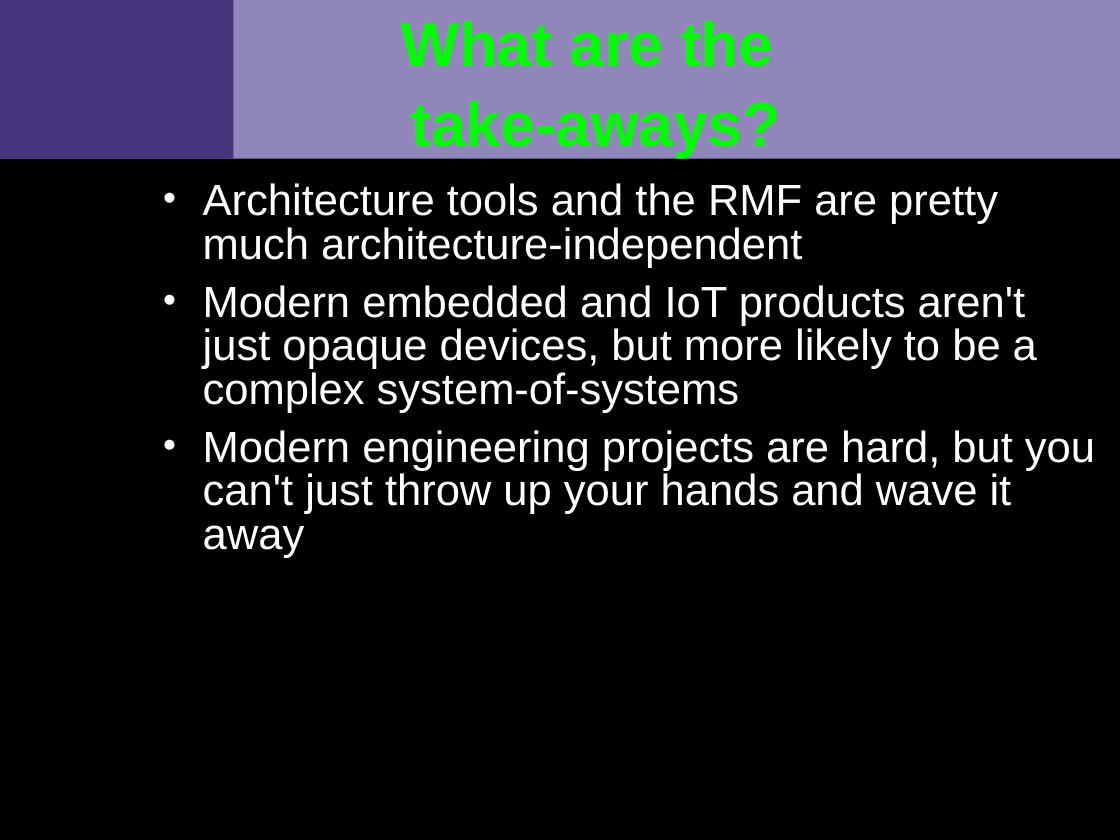
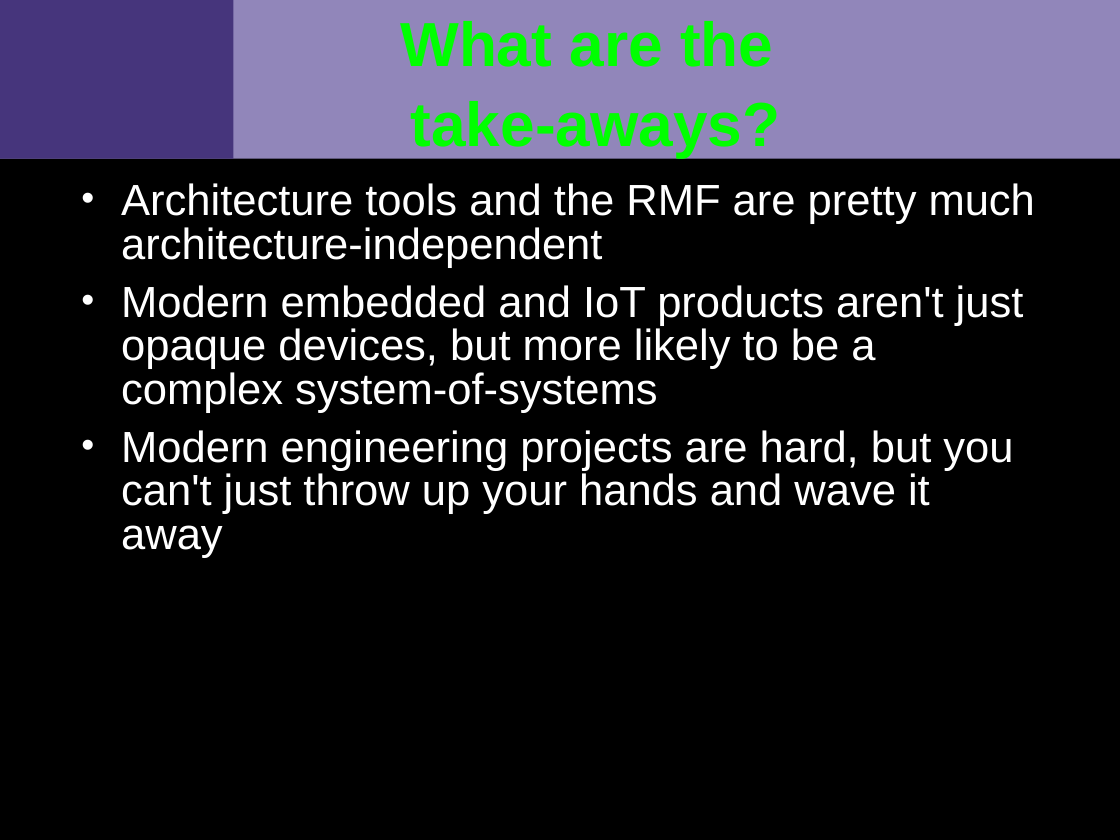
Before and after one commit to VCTLabs/elc2015-presentations, a slide deck: slide 16 of security_IoT/security_assessment_slides.odp. Drawn at 1120x840 pixels with LibreOffice and Linux fonts; fonts in the diff are those of the drawing; background and template pictures are left out. Boxes give left, top, right and bottom in pixels: in the first picture for what was removed or moved away, otherwise in the second. Text is boxed around its words. In the diff, an @@ line names an element or a change of style, - is before the commit and + after.

```diff
--- a/security_IoT/security_assessment_slides.odp
+++ b/security_IoT/security_assessment_slides.odp
@@ text "Architecture tools and the RMF ..." rewrapped from <box>203,183,1095,558</box> to <box>121,183,1035,558</box> @@
```
Also in this commit, not shown: 1 other slide changed, 1 other file.
